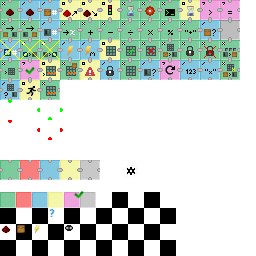
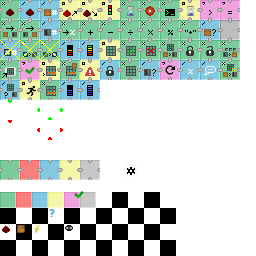
Comparing the layer stacks of the two 256px x 256px images. Changes:
painted on "icons.png" over [2, 45, 216, 100]
